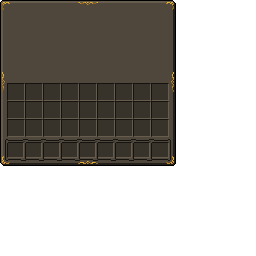
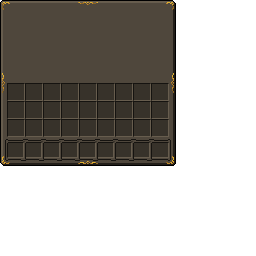
Two versions of the same layered image (256x256). Layer-by-layer changes:
renamed "background" to "stoneborn", painted on it over [2, 72, 174, 93]
